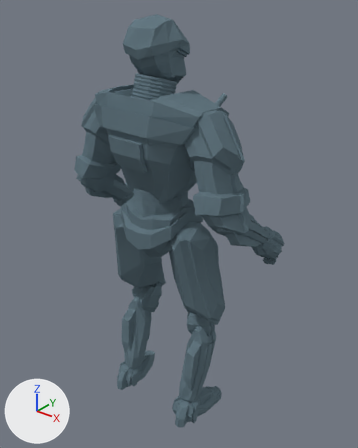
One commit to the Blender file Assets/man.blend: the scene before it, then after it.
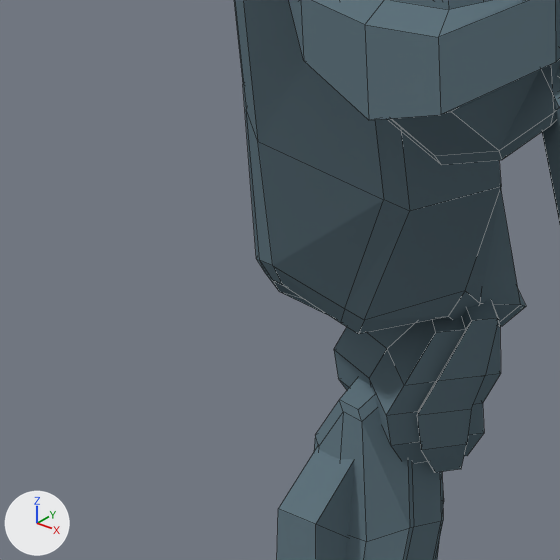
Each version appears first whole from a 50 mm camera at (1.121, -1.293, 1.662) aimed at (-0.145, 0.29, 0.68), and next in a close-up on the part from 20% to 48% of the width and 51% to 73% of the height. The axes (+X, +Y, +Z) are drawn at lower left. The lights are the same throughout. The close-ups show mesh edges as thin lines.

The scene before the commit, as lines of its bpy script (objects in view):
```python
me_cube_009 = bpy.data.meshes.new('Cube.009')
me_cube_009.from_pydata(...)  # 82 vertices, 75 faces; spans x -0.78..0.58, y -1.0..0.86, z -1.44..1.93
me_cube_009.materials.append(mat_man)  # blue #637781
me_cube_010 = bpy.data.meshes.new('Cube.010')
me_cube_010.from_pydata(...)  # 82 vertices, 75 faces; spans x -0.58..0.78, y -1.0..0.86, z -1.44..1.93
me_cube_010.materials.append(mat_man)  # blue #637781
me_cube_014 = bpy.data.meshes.new('Cube.014')
me_cube_014.from_pydata(...)  # 198 vertices, 190 faces; spans x -0.37..0.52, y -0.69..0.6, z -1.69..1.21
me_cube_014.materials.append(mat_man)  # blue #637781
ob_man_cuisse_droite = bpy.data.objects.new('man_cuisse_droite', me_cube_009)
ob_man_cuisse_droite.location = (0.169, 0.047, 0.596)
ob_man_cuisse_droite.scale = (0.148, 0.148, 0.148)
ob_man_cuisse_gauche = bpy.data.objects.new('man_cuisse_gauche', me_cube_010)
ob_man_cuisse_gauche.location = (-0.169, 0.047, 0.596)
ob_man_cuisse_gauche.scale = (0.148, 0.148, 0.148)
ob_man_tibia_gauche = bpy.data.objects.new('man_tibia_gauche', me_cube_014)
ob_man_tibia_gauche.location = (-0.165, 0.04, 0.3)
ob_man_tibia_gauche.scale = (0.148, 0.148, 0.148)
# also in view: 'man_bassin' at (-0.002, 0.0, 0.858)
```
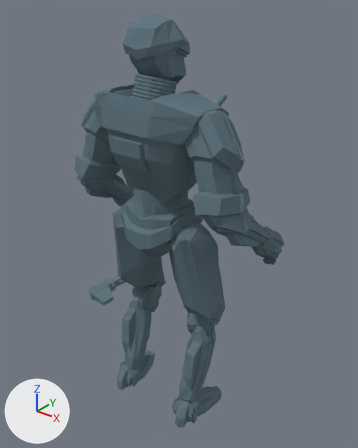
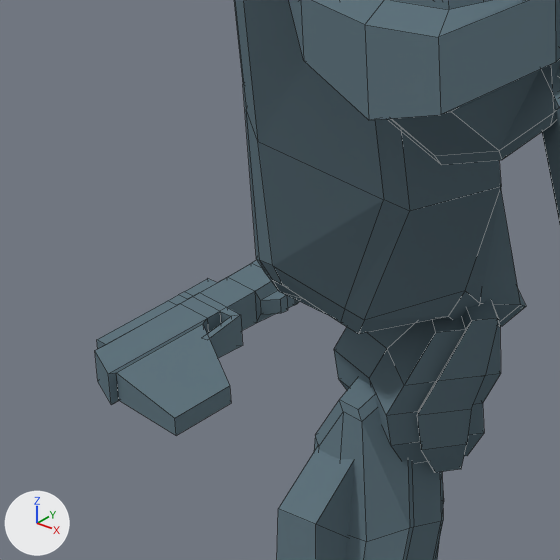
Pixel boxes [x1, y1, x2, y2] of what changed, in the close-ups (560 x 560 px):
'gun', added (blue): after [95, 260, 299, 436]

The change, as a list of edits to the scene's bpy script:
```text
Add me_cube_013:
    me_cube_013.from_pydata(...)  # 96 vertices, 94 faces; spans x -0.861..-0.694, y 0.287..0.612, z -0.024..0.024
    me_cube_013.materials.append(mat_man)  # blue #637781
Add ob_gun:
    ob_gun = bpy.data.objects.new('gun', me_cube_013)
    ob_gun.location = (0.0, 0.0, 0.0)
```
